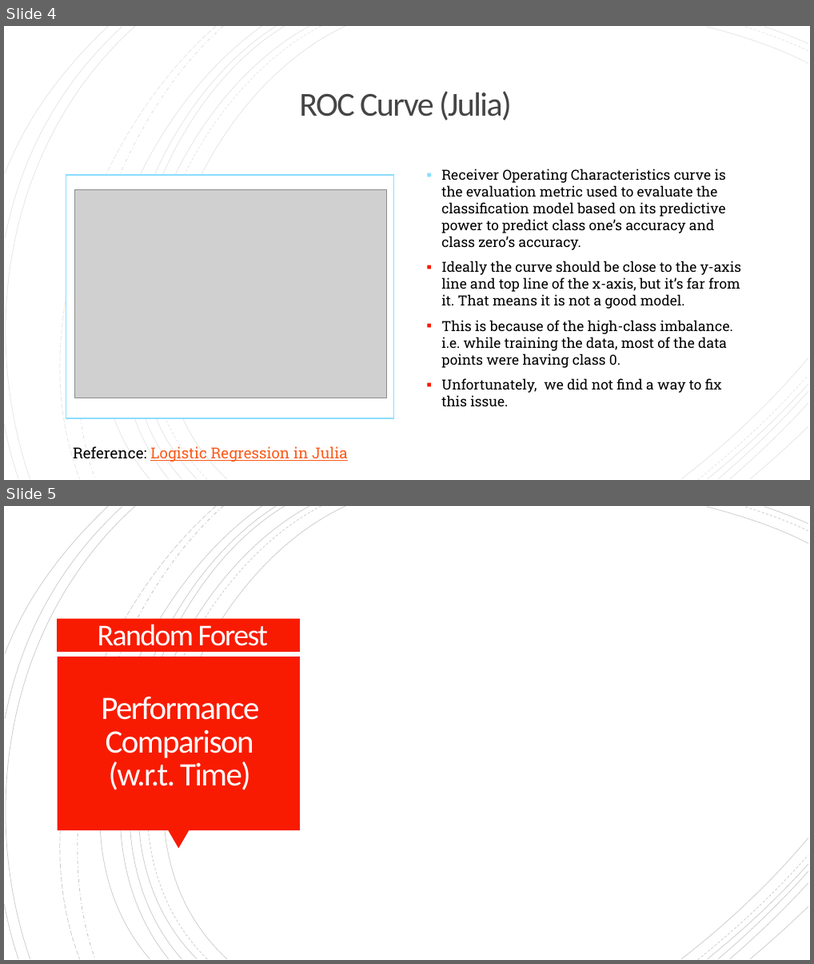
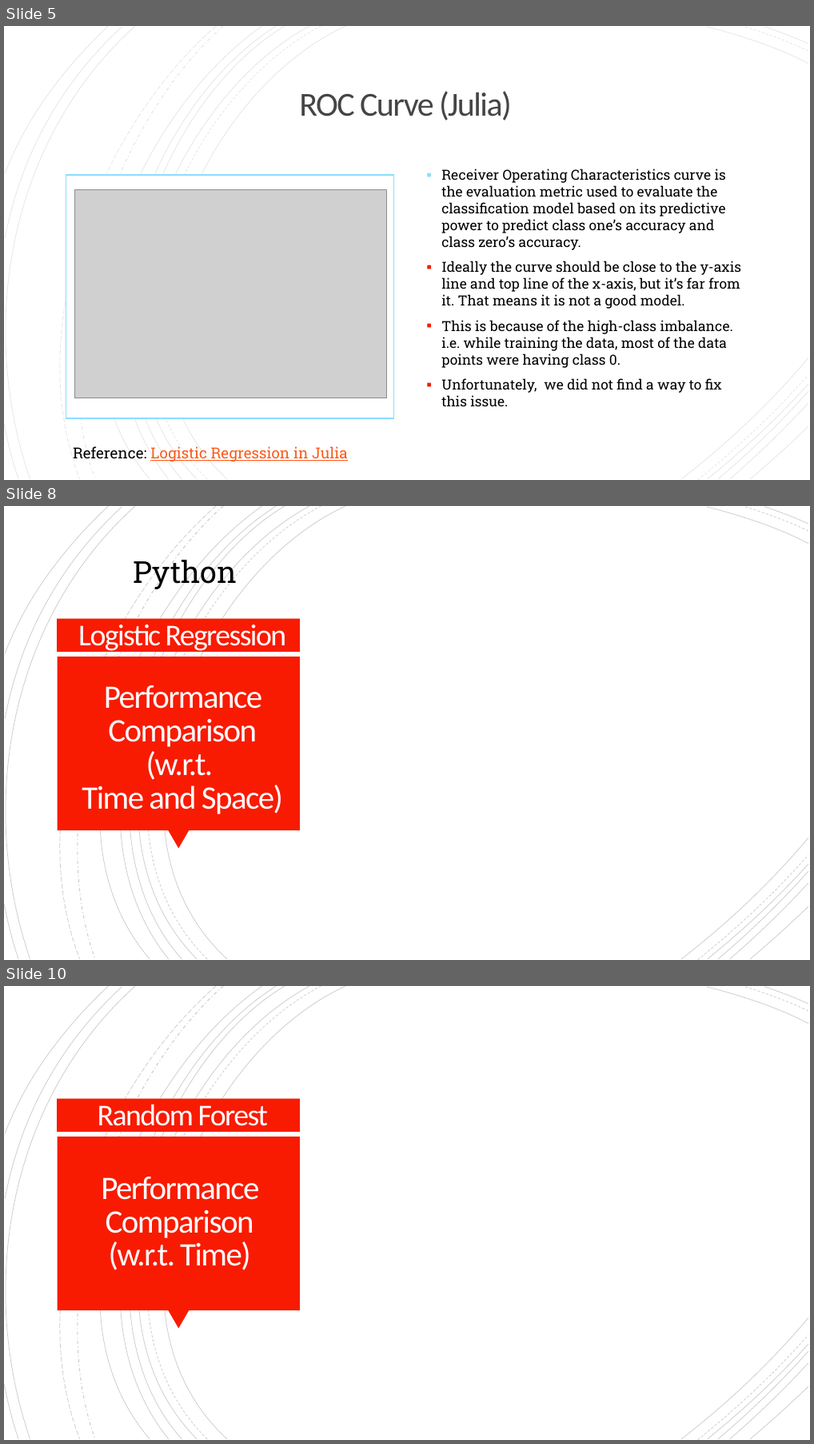
Before and after one commit to ymart1n/ML-Research-Repo, a slide deck: Homework 1/hw1-pre.pptx. Shown one above the other, each under a label of ours: slides 4 and 5 before the commit, slides 5, 8 and 10 after it; the slides between them are not shown. The pictures are 814x964 and 814x1444 pixels, drawn with LibreOffice and Linux fonts; fonts in the diff are those of the drawing; grey boxes stand for pictures. Boxes give left, top, right and bottom in pixels: in the first picture for what was removed or moved away, otherwise in the second. Text is boxed around its words. In the diff, an @@ line names an element or a change of style, - is before the commit and + after.

```diff
--- a/Homework 1/hw1-pre.pptx
+++ b/Homework 1/hw1-pre.pptx
@@ slide 8 added at (x1=4, y1=506, x2=810, y2=960), background #FFFFFF; not listed: 24 template elements that a slide beside it also shows @@
@@ text added at (x1=133, y1=556, x2=237, y2=591), 36 pt, text #000000 @@
+Python
@@ title added at (x1=78, y1=624, x2=287, y2=652), 36 pt, text #FFFEFF @@
+Logistic Regression
@@ text added at (x1=82, y1=685, x2=283, y2=814), 39 pt, text #FFFEFF @@
+Performance Comparison
+(w.r.t.
+Time and Space)
@@ what was slide 4 is now slide 5 @@
@@ what was slide 5 is now slide 10 @@
```
Also in this commit, not shown: 2 slides changed, 4 other slides added.
